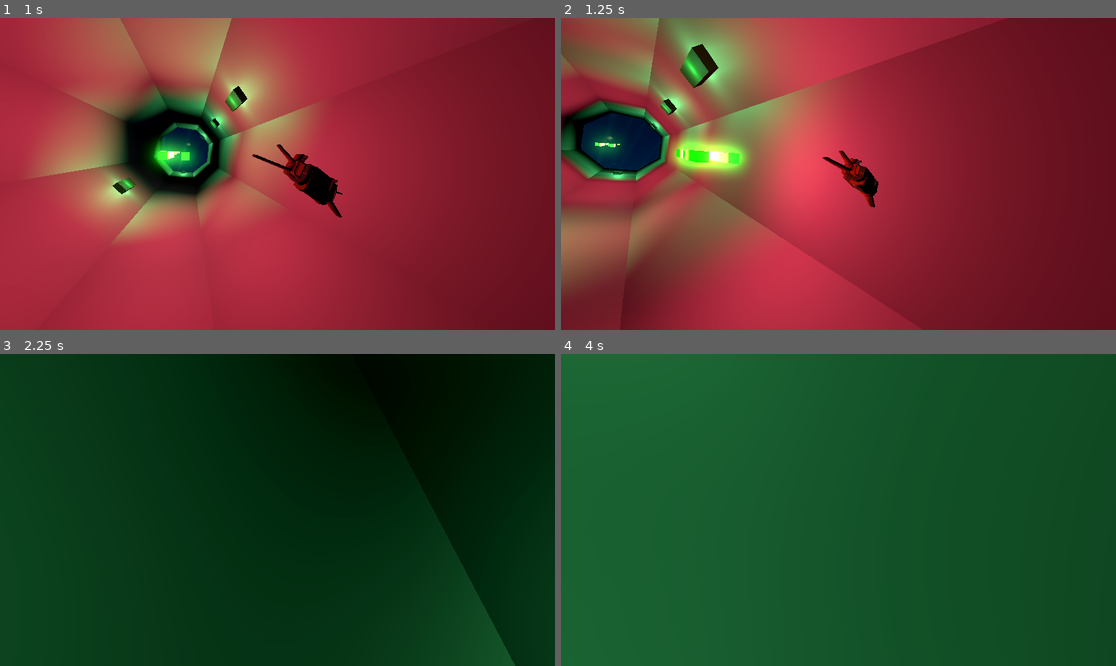
Above: before the commit, frames 1-4 (two rows, left to right).
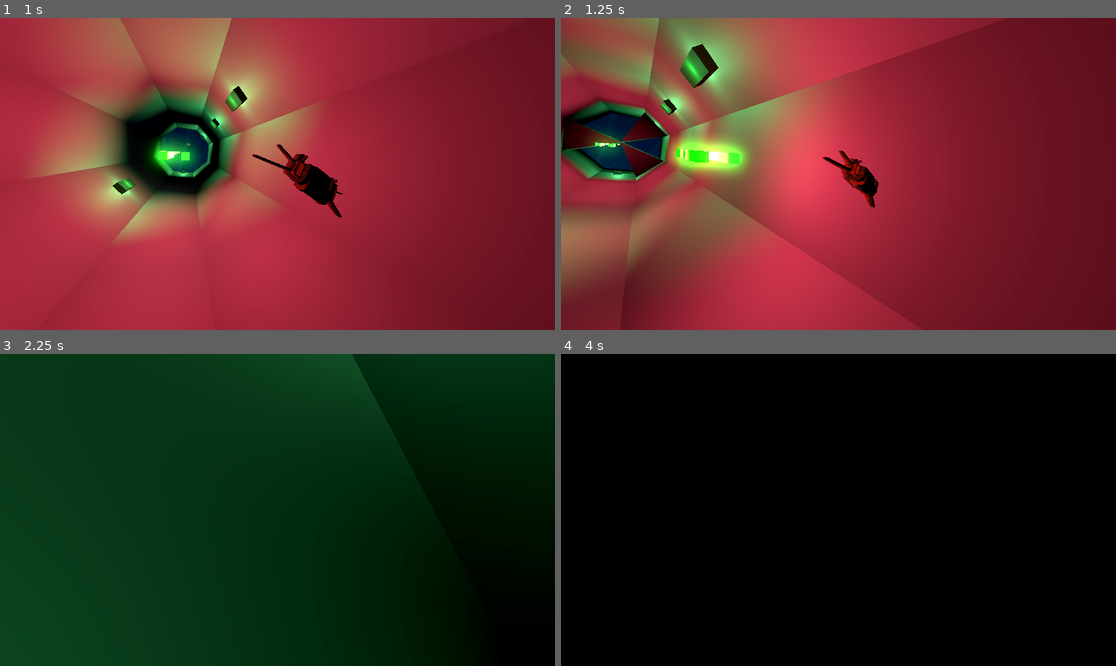
Above: after the commit, the same moments.

Repository: ilyaev/godot-tunnel-wave
Game: Godot game, scene res://world.tscn
The game is run twice, just before and just after one commit, with the same random seed, the same clock (stepped at 60 frames per second) and the same inputs.
Inputs:
- Up to frame 1 (1 s): tap Enter (ui_accept) at 0.5, 0.6, 0.77 s; hold Right (ui_right) from 0.53 s (still down)
- Up to frame 2 (1.25 s): keep holding Right (ui_right); tap Enter (ui_accept) at 1.07 s
- Up to frame 3 (2.25 s): release Right (ui_right) at 1.28 s; hold Down (ui_down) 1.28-2.03 s; tap Enter (ui_accept) at 1.35, 1.52, 1.82, 2.1 s; hold Right (ui_right) from 2.03 s (still down)
- Up to frame 4 (4 s): release Right (ui_right) at 2.78 s; hold Up (ui_up) 2.78-3.53 s; tap Enter (ui_accept) at 2.85, 3.02, 3.32, 3.6, 3.77 s; hold Left (ui_left) from 3.53 s (still down)

Frame 1 is identical in both runs. In frame 2, 1.3% of the frame differs, in the area x 0-20%, y 30-52%; in frame 3, 21%; in frame 4, 100%, in the area x 0-100%, y 0-100%.

Commit message:
feat: more obstacles

Diff:
--- /dev/null
+++ b/player/explosions/explosion.gdshader
@@ -0,0 +1,22 @@
+shader_type spatial;
+
+void fragment() {
+
+	vec2 uv = UV;
+
+	vec3 targetColor = vec3(.9, .3, .1);
+	// vec3 borderColor = vec3(.9, .3, .1);
+
+	// vec3 col = length(uv) * borderColor;
+
+	// // multicolor
+	// targetColor.r = (cos(TIME*4.)*.5 + .5)*.9;
+	// targetColor.g = (cos(TIME*9.)*.5 + .5)*.3;
+	// targetColor.b = (sin(TIME*2.)*.5 + .5)*.9;
+
+	// // blink
+	// targetColor *= sin(TIME*(12.)*8.) *.5 + .5;
+
+	EMISSION = vec3(1.)*10.;
+	// // Place fragment code here.
+}
--- a/player/explosions/explosion.tscn
+++ b/player/explosions/explosion.tscn
@@ -1,6 +1,7 @@
-[gd_scene load_steps=5 format=3 uid="uid://efjua55eu5bj"]
+[gd_scene load_steps=6 format=3 uid="uid://efjua55eu5bj"]
 
 [ext_resource type="Script" path="res://player/explosions/explosion.gd" id="1_cdds4"]
+[ext_resource type="Shader" path="res://player/explosions/explosion.gdshader" id="2_53gms"]
 
 [sub_resource type="ParticleProcessMaterial" id="ParticleProcessMaterial_xk8sq"]
 emission_shape = 1
@@ -24,11 +25,12 @@
 turbulence_noise_strength = 2.37
 turbulence_noise_scale = 5.02
 
-[sub_resource type="StandardMaterial3D" id="StandardMaterial3D_2psbp"]
-albedo_color = Color(0.835294, 0.45098, 0.12549, 1)
+[sub_resource type="ShaderMaterial" id="ShaderMaterial_bijp4"]
+render_priority = 0
+shader = ExtResource("2_53gms")
 
 [sub_resource type="BoxMesh" id="BoxMesh_44hpq"]
-material = SubResource("StandardMaterial3D_2psbp")
+material = SubResource("ShaderMaterial_bijp4")
 size = Vector3(0.1, 0.1, 0.1)
 
 [node name="explosion" type="Node3D"]
--- a/player/ship.gd
+++ b/player/ship.gd
@@ -5,7 +5,7 @@
 
 var a = 5.
 var velocity = 0.
-var max_velocity = 8.
+var max_velocity = 12.
 var radius = 4.5
 var posVelocity = Vector2(0.,0.)
 var posAcceleration = Vector2(0., 0.)
--- /dev/null
+++ b/tunnel/obstacles/block/block.gd
@@ -0,0 +1,34 @@
+extends Node3D
+
+var y = 0
+var noise = Vector3(0,0,0)
+var is_target = false
+
+
+
+
+# Called when the node enters the scene tree for the first time.
+func _ready():
+
+	noise = Vector3(randf_range(-1,1),randf_range(-1,1),randf_range(-1,1))
+	if randf() > 0.5:
+		is_target = true
+
+	$mesh.set_instance_shader_parameter('y', float(y))
+	$mesh.set_instance_shader_parameter('isTarget', is_target)
+	# scale = Vector3(max(.5,abs(noise.x)), max(.5,abs(noise.y)), max(.5,abs(noise.z))) * 1.5
+	pass # Replace with function body.
+
+
+# Called every frame. 'delta' is the elapsed time since the previous frame.
+func _process(delta):
+	rotate_y(delta * PI * noise.y)
+	rotate_x(delta * PI * noise.x)
+	rotate_y(delta * PI * noise.z)
+	pass
+
+
+func take_hit(collision_point : Vector3):
+	if is_target:
+		queue_free()
+	pass
--- /dev/null
+++ b/tunnel/obstacles/block/block.gdshader
@@ -0,0 +1,33 @@
+shader_type spatial;
+
+instance uniform float y;
+instance uniform bool isTarget;
+
+void fragment() {
+
+	vec2 uv = fract(UV * vec2(3.,2.));
+
+	vec3 borderColor = vec3(.9, .3, .1);
+	vec3 borderColorBlue = vec3(.1, .3, .9);
+
+	vec3 col = pow(.2/abs(uv.x - .99), 1.2) * borderColor;
+	col += pow(.2/abs(uv.x - .01), 1.2) * borderColor;
+
+	col += pow(.2/abs(uv.y - .99), 1.2) * borderColor;
+	col += pow(.2/abs(uv.y - .01), 1.2) * borderColor;
+
+	if (isTarget) {
+		vec3 targetColor = vec3(.9, .3, .1);
+
+		// multicolor
+		targetColor.r = (cos(TIME*4. + y)*.5 + .5)*.9;
+		targetColor.g = (cos(TIME*9. - y)*.5 + .5)*.3;
+		targetColor.b = (sin(TIME*2. + y)*.5 + .5)*.9;
+
+		// blink
+		targetColor *= sin(TIME*(12. + abs(sin(y))*8.) + y) *.5 + .5;
+		EMISSION = targetColor * col;
+	}
+
+	ALBEDO = col;
+}
--- /dev/null
+++ b/tunnel/obstacles/block/block.tscn
@@ -0,0 +1,25 @@
+[gd_scene load_steps=6 format=3 uid="uid://p76xk68ux4c"]
+
+[ext_resource type="Script" path="res://tunnel/obstacles/block/block.gd" id="1_hy7k6"]
+[ext_resource type="Shader" path="res://tunnel/obstacles/block/block.gdshader" id="2_467fo"]
+
+[sub_resource type="ShaderMaterial" id="ShaderMaterial_3kn4y"]
+render_priority = 0
+shader = ExtResource("2_467fo")
+
+[sub_resource type="BoxMesh" id="BoxMesh_s8fnj"]
+material = SubResource("ShaderMaterial_3kn4y")
+
+[sub_resource type="BoxShape3D" id="BoxShape3D_dogyo"]
+
+[node name="block" type="Node3D"]
+script = ExtResource("1_hy7k6")
+
+[node name="mesh" type="MeshInstance3D" parent="."]
+mesh = SubResource("BoxMesh_s8fnj")
+
+[node name="StaticBody3D" type="StaticBody3D" parent="mesh"]
+collision_layer = 4
+
+[node name="CollisionShape3D" type="CollisionShape3D" parent="mesh/StaticBody3D"]
+shape = SubResource("BoxShape3D_dogyo")
--- a/tunnel/obstacles/obstacles.gd
+++ b/tunnel/obstacles/obstacles.gd
@@ -5,8 +5,10 @@
 var spacing
 var length_base = 1
 var curr_index = -1
+var curr_index_block = -1
 
 var piewall = preload("res://tunnel/obstacles/piewall/piewall.tscn")
+var block = preload("res://tunnel/obstacles/block/block.tscn")
 
 
 func n21(x, y):
@@ -21,19 +23,36 @@
 
 func sync_with_tube(z, densityFunc, radius, length):
 	var next_index = floorf(z / length_base)
-	if (next_index - curr_index) > 2:
+	if (next_index - curr_index) >= 1:
 		curr_index = next_index
 		loop.x = next_index
 		loop.y = loop.x + 8
 		var density = densityFunc.call(loop.y)
 		var R = (2 * radius * tan(PI / density)) / (2 * sin(PI / density))
 		spawn(loop.y, density, R, length)
+#	else:
+#		if (next_index - curr_index) >= 1:
+#			print([next_index, 'block'])
 
 func spawn(index, density, radius, height):
-	var n = abs(n21(index*22., 44.322))
-	if n > .1:
-		spawn_piewall(index, density, radius, height)
+	if fmod(index, 3) == 0:
+		var n = abs(n21(index*22., 44.322))
+		print([index, n])
+		if n > .1:
+			spawn_piewall(index, density, radius, height)
 
+	else:
+		if fmod(index, 2) == 0:
+			var n = abs(n21(index*12., 144.322))
+			if n > .2:
+				spawn_block(index)
+
+
+func spawn_block(index):
+	var obs = block.instantiate()
+	obs.y = index
+	obs.set_position(Vector3((randf()-.5)*3, (randf()-.5)*3, -index * length_base + length_base / 2.))
+	add_child(obs)
 
 func spawn_piewall(index, density, radius, height):
 	var obs = piewall.instantiate()
@@ -46,11 +65,10 @@
 	for f in obs.density:
 		if n > .5:
 			if n > .7:
-				obs.fill.append(max(.2, min(1., abs(n21(index,f)*1.5))))
+				obs.fill.append(max(.15, min(1., abs(n21(index,f)*1.5))))
 			else:
 				var angle = 6.28/obs.density * f
-				var hn = max(.3, min(.8, abs(GlobalNoise.n21(index + sin(angle) * 2.5, index + cos(angle) * 2.5) * 2)))
-				print([index, f, hn])
+				var hn = max(.35, min(.9, abs(GlobalNoise.n21(index + sin(angle) * 3.5, index + cos(angle) * 2.5) * 2)))
 				obs.fill.append(hn)
 		else:
 			if n21(index, f) > .2:
--- a/tunnel/obstacles/piewall/pie.gd
+++ b/tunnel/obstacles/piewall/pie.gd
@@ -20,19 +20,29 @@
 var acceleration = Vector3(0,0,0)
 var TTL = 3
 var T = 0
+var rot_speed
+var is_target = false
 
 func _ready():
+	rot_speed = PI * randf_range(0.5,3.5)
+	if  randf_range(0,1) > .6 && fill > .5:
+		is_target = true
 	build_mesh()
 	build_material()
 	build_collision()
 
 
+
 func _process(delta):
 	if inactive == false:
 		return
 
 	acceleration += gravity * delta
 	position += acceleration * delta
+	var center = Vector3(-vertices[1].x/2, -vertices[1].y/2, -height/2)
+	# if fill < 1:
+	# 	center = Vector3(-vertices[1].x/2,(-vertices[1].y * (1. - fill))/2, -height/2)
+	transform = transform.rotated(Vector3.FORWARD, -x * PI*2/density - PI/density).translated(center).rotated(Vector3.FORWARD, delta * rot_speed).translated(-center).rotated(Vector3.FORWARD, x * PI*2/density + PI/density)
 
 	T += delta
 	if T > TTL:
@@ -184,6 +194,7 @@
 	set_instance_shader_parameter('uvSplit', uv_split)
 	set_instance_shader_parameter('opening', float(opening))
 	set_instance_shader_parameter('fill', float(fill))
+	set_instance_shader_parameter('isTarget', is_target)
 
 
 func build_collision():
@@ -196,8 +207,12 @@
 
 
 func take_hit(collision_point : Vector3):
+	if !is_target:
+		# is_target = true
+		# set_instance_shader_parameter('isTarget', is_target)
+		return
 	if inactive == true:
 		pass
 	else:
 		inactive = true
-	acceleration = Vector3(randf_range(-10,10),randf_range(5,15),-randf_range(30,46))
+	acceleration = Vector3(randf_range(-1,1),randf_range(5,15),-randf_range(30,46))
--- a/tunnel/obstacles/piewall/pie.gdshader
+++ b/tunnel/obstacles/piewall/pie.gdshader
@@ -1,3 +1,4 @@
+
 shader_type spatial;
 
 varying vec3 vertex_position;
@@ -8,6 +9,7 @@
 instance uniform bool uvSplit;
 instance uniform float opening;
 instance uniform float fill;
+instance uniform bool isTarget;
 
 void vertex() {
 	vertex_position = (MODEL_MATRIX * vec4(VERTEX, 1.0)).xyz;
@@ -23,6 +25,17 @@
 
 	vec3 borderColor = vec3(.9, .3, .1);
 	vec3 borderColorBlue = vec3(.1, .3, .9);
+
+	vec3 targetColor = vec3(.9, .3, .1);
+
+	// multicolor
+	targetColor.r = (cos(TIME*4. + y - x)*.5 + .5)*.9;
+	targetColor.g = (cos(TIME*9. + y/x)*.5 + .5)*.3;
+	targetColor.b = (sin(TIME*2. + y + x)*.5 + .5)*.9;
+
+	// blink
+	targetColor *= sin(TIME*(12. + abs(sin(y))*8.) + x + y) *.5 + .5;
+
 	vec3 col = pow(.2/uv.x, 1.2) * borderColor;
 
 	if (fill < 1.) {
@@ -39,6 +52,12 @@
 		col /= 3.;
 	}
 
+	if (isTarget == true) {
+		// col = max(col, vec3(1.,0.,0.));
+		// col = vec3(1.,0.,0.);
+		EMISSION = targetColor * col;
+	}
+
 	ALBEDO = col;
 	RIM = 0.;
 }
--- a/tunnel/obstacles/piewall/piewall.gd
+++ b/tunnel/obstacles/piewall/piewall.gd
@@ -18,7 +18,7 @@
 var shader_code : Shader = preload("res://tunnel/obstacles/piewall/pie.gdshader")
 
 func _ready():
-	# rotate_z(PI/density + randi_range(0, density) * PI*2/density)
+	rotate_z(PI/density) # + randi_range(0, density) * PI*2/density)
 	build_material()
 	var uv_scale =  1
 	var uv_split = false
@@ -37,8 +37,8 @@
 	if uv_scale == 1 && randf() > .7:
 		uv_split = true
 
-	# if randf() > .5 && floating:
-	# 	opening = randf()
+	if randf() > .5:
+		opening = randf()
 
 	for i in density:
 		if fill[i] > 0:
@@ -71,11 +71,12 @@
 	T += delta
 	if is_rotating:
 		var wave = 0
-		if randf() > .7 && is_flickering:
-			wave = sin(T*6.5)
+		if abs(GlobalNoise.n21(y, T*50)) > .15 && is_flickering:
+			wave = sin(T*6.5)*(1 + 3*GlobalNoise.r21(y, 134))
 		else:
-			wave = cos(T*2.5)
-		rotate_z(delta * (PI/3 * (GlobalNoise.r21(y, 34)*2) - PI/6) * wave)
+			wave = cos(T*3.5)*(1 + 3*GlobalNoise.r21(y, 234))
+
+		rotate_z(delta * ((PI/3 * (GlobalNoise.r21(y, 34)*2) - PI/6) * wave))
 
 	if floating:
 		rotate_z(delta * PI/4)
--- a/tunnel/tunnel.gd
+++ b/tunnel/tunnel.gd
@@ -59,7 +59,10 @@
 	expl.position = ray.get_collision_point() # mesh.get_parent().position
 	get_parent().add_child(expl)
 
-	if mesh.has_method("take_hit"):
-		mesh.take_hit(ray.get_collision_point())
+	if mesh.get_parent().has_method("take_hit"):
+		mesh.get_parent().take_hit(ray.get_collision_point())
 	else:
-		mesh.queue_free()
+		if mesh.has_method("take_hit"):
+			mesh.take_hit(ray.get_collision_point())
+		else:
+			mesh.queue_free()
